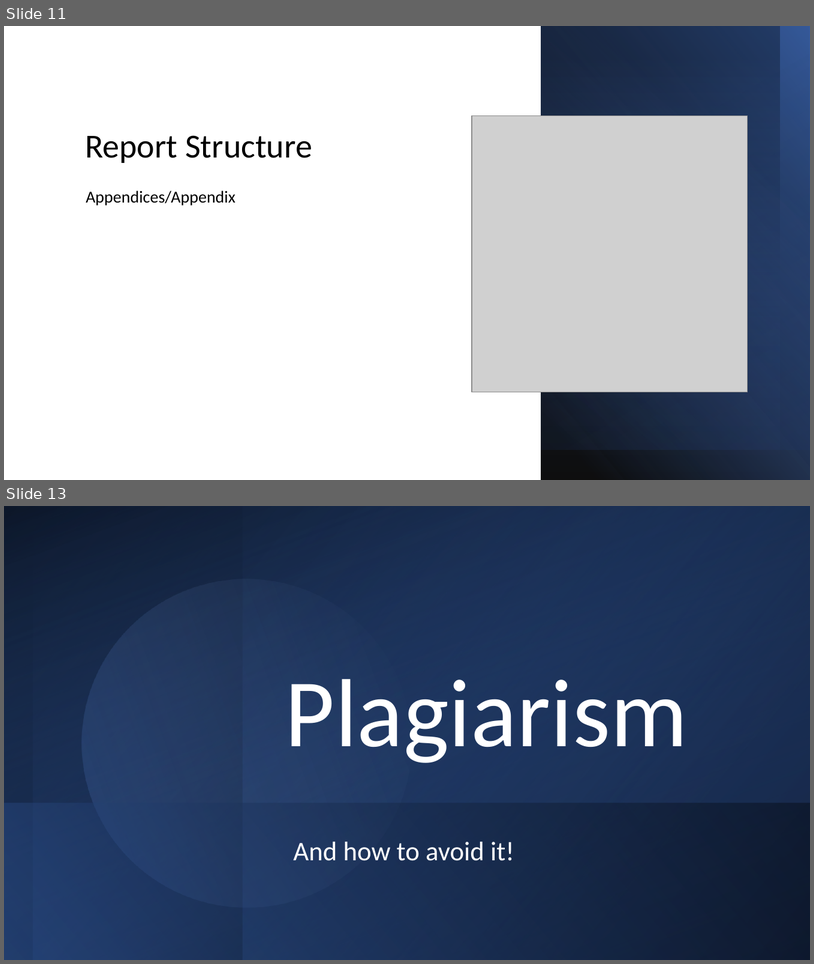
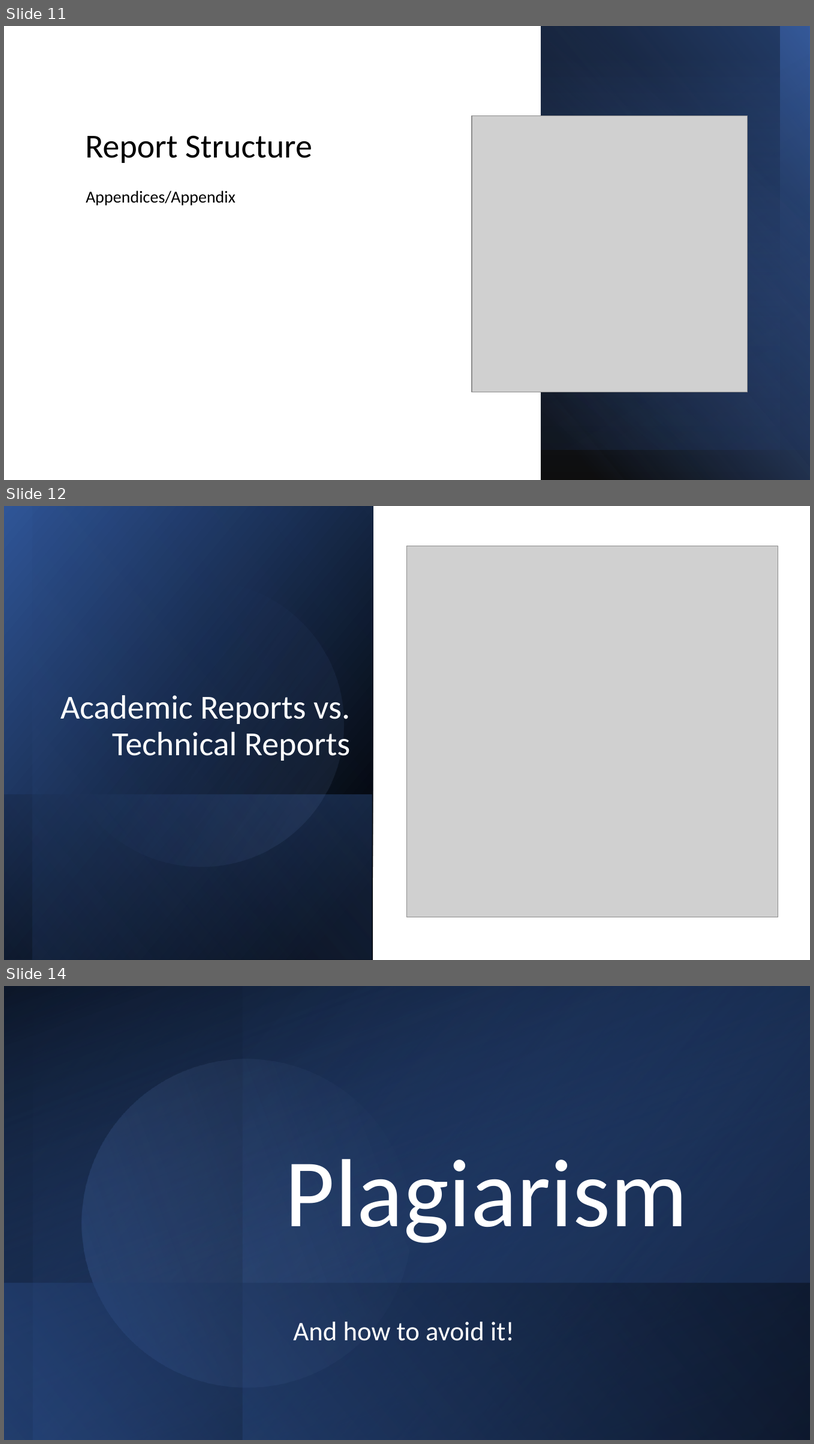
Before and after one commit to robinja4/FlexIT, a slide deck: Report Writing & Referencing.pptx. Shown one above the other, each under a label of ours: slides 11 and 13 before the commit, slides 11, 12 and 14 after it; the slides between them are not shown. The pictures are 814x964 and 814x1444 pixels, drawn with LibreOffice and Linux fonts; fonts in the diff are those of the drawing; grey boxes stand for pictures. Boxes give left, top, right and bottom in pixels: in the first picture for what was removed or moved away, otherwise in the second. Text is boxed around its words. In the diff, an @@ line names an element or a change of style, - is before the commit and + after.

```diff
--- a/Report Writing & Referencing.pptx
+++ b/Report Writing & Referencing.pptx
@@ slide 12 added at box(4, 506, 810, 960), background #FFFFFF @@
@@ rectangle added at box(4, 506, 373, 960), fill gradient #000000 to #2F5597 @@
@@ rectangle added at box(33, 506, 374, 960), fill gradient #000000 to #4472C4 @@
@@ ellipse added at box(33, 555, 370, 892), fill gradient #4472C4 to #8FAADC @@
@@ picture added at box(408, 546, 779, 917) @@
@@ title added at box(60, 695, 350, 760), 40 pt, text #FFFFFF @@
+Academic Reports vs. Technical Reports
@@ rectangle added at box(4, 794, 372, 960), fill gradient #4472C4 to #000000 @@
@@ what was slide 13 is now slide 14 @@
```
Also in this commit, not shown: 1 slide changed, 3 other slides added, 5 other files.
